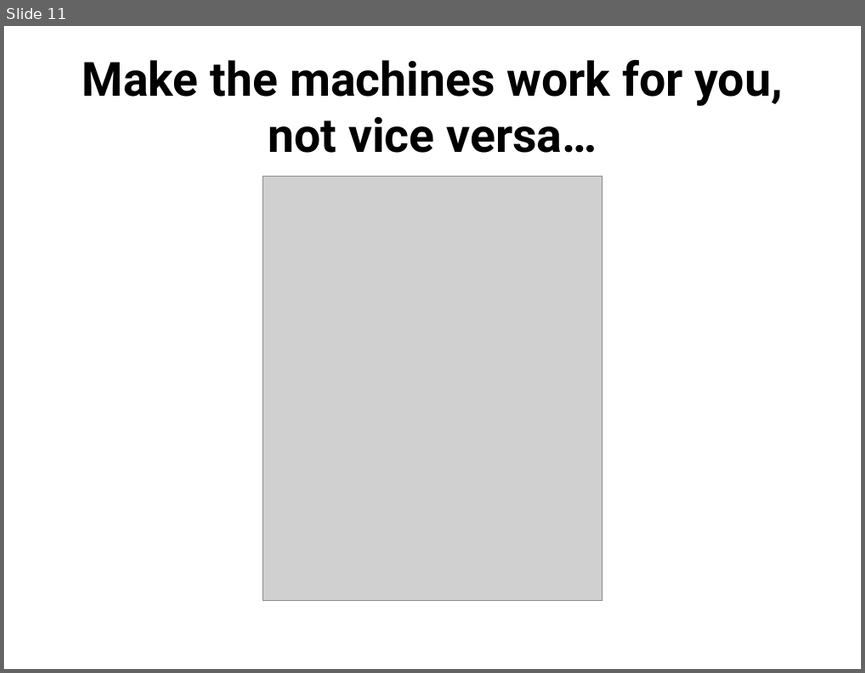
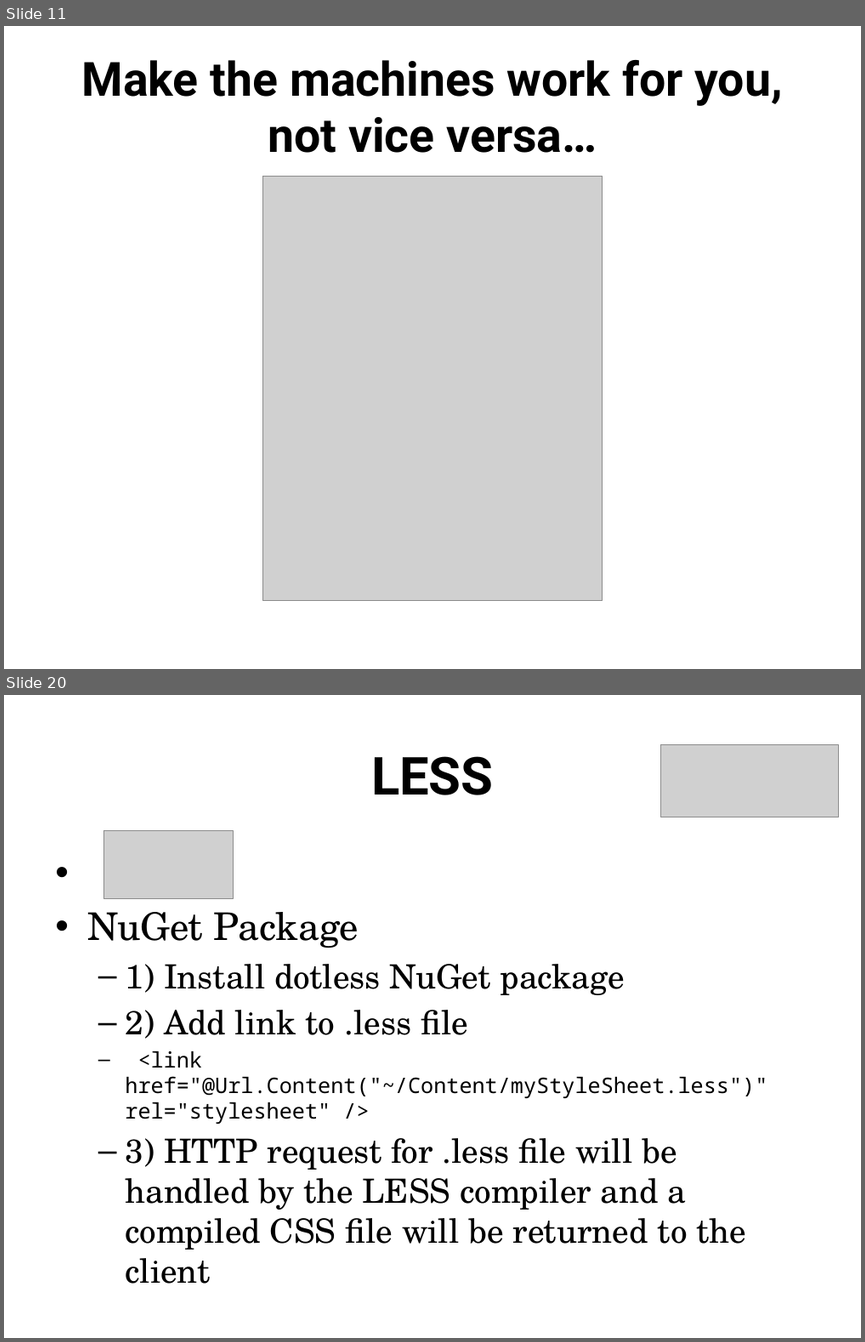
Before and after one commit to jacobladams/presentations, a slide deck: less-and-sass/Write LESS CSS and make it SASSier.pptx. Shown one above the other, each under a label of ours: slide 11 before the commit, slides 11 and 20 after it; the slides between them are not shown. The pictures are 865x673 and 865x1342 pixels, drawn with LibreOffice and Linux fonts; fonts in the diff are those of the drawing; grey boxes stand for pictures. Boxes give left, top, right and bottom in pixels: in the first picture for what was removed or moved away, otherwise in the second. Text is boxed around its words. In the diff, an @@ line names an element or a change of style, - is before the commit and + after.

```diff
--- a/less-and-sass/Write LESS CSS and make it SASSier.pptx
+++ b/less-and-sass/Write LESS CSS and make it SASSier.pptx
@@ slide 20 added at (4, 695, 861, 1338), background #FFFFFF @@
@@ picture added at (661, 744, 839, 817) @@
@@ title added at (371, 756, 494, 795), 44 pt, text #000000, bold @@
+LESS
@@ picture added at (104, 830, 233, 898) @@
@@ text added at (87, 912, 767, 1283), 28 pt, text #000000 @@
+• NuGet Package
+  – 1) Install dotless NuGet package
+  – 2) Add link to .less file
+  – <link href="@Url.Content("~/Content/myStyleSheet.less")" rel="stylesheet" />
+  – 3) HTTP request for .less file will be handled by the LESS compiler and a compiled CSS file will be returned to the client
```
Also in this commit, not shown: 28 slides changed, 12 other slides added, 4 slides removed.
